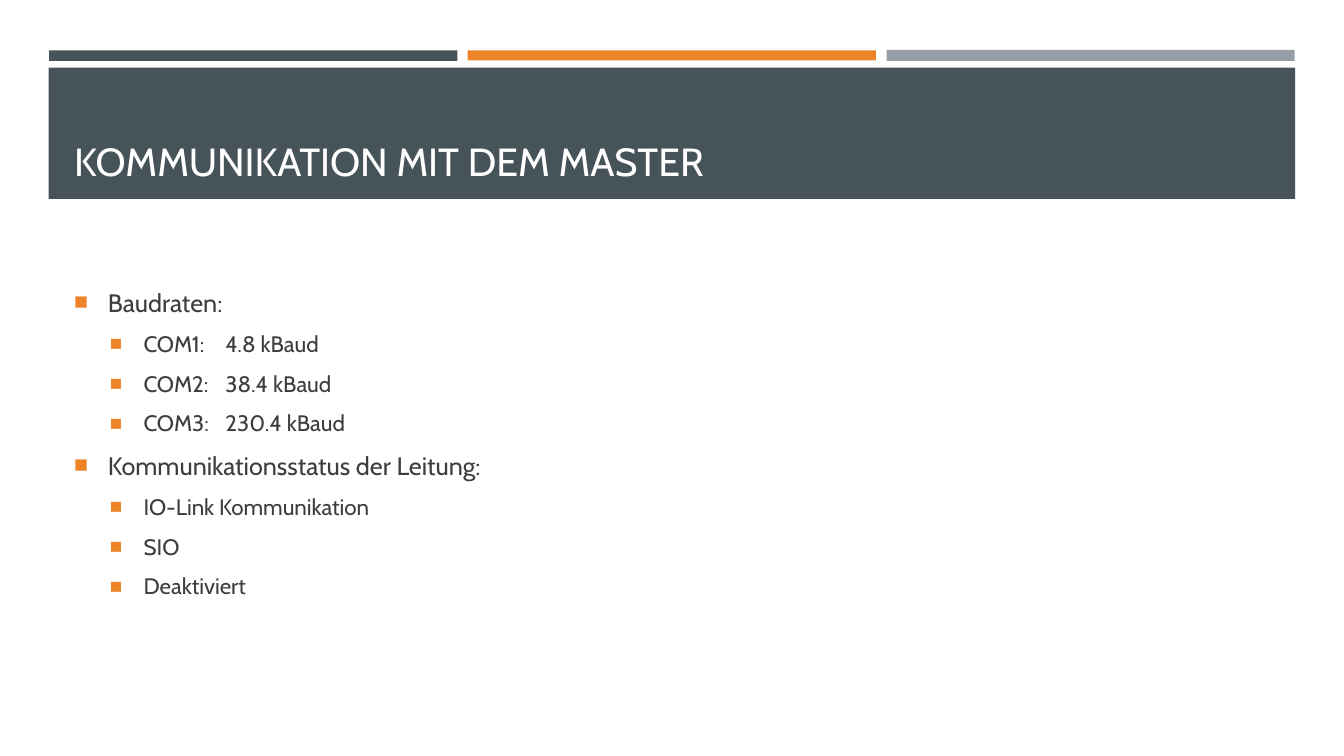
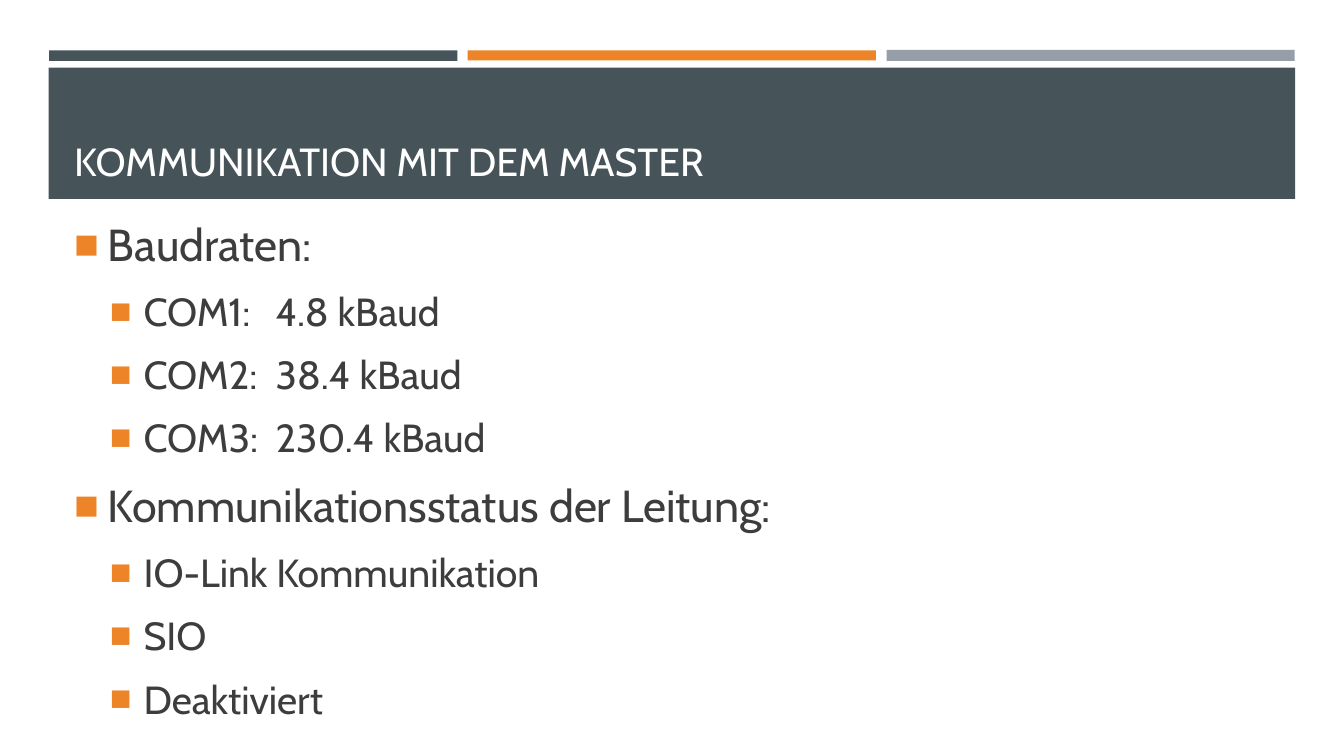
Before and after one commit to StefanieSchmidiger/BDA, a slide deck: slide 6 of Dokumentation/Zwischenpräsentation.pptx (slide 5 before the commit). Drawn at 1344x756 pixels with LibreOffice and Linux fonts; fonts in the diff are those of the drawing. Boxes give left, top, right and bottom in pixels: in the first picture for what was removed or moved away, otherwise in the second. Text is boxed around its words. In the diff, an @@ line names an element or a change of style, - is before the commit and + after.

```diff
--- a/Dokumentation/Zwischenpräsentation.pptx
+++ b/Dokumentation/Zwischenpräsentation.pptx
@@ text "Baudraten:" at (108,227,771,715): size 18 to 32 pt in "Baudraten:", "Kommunikationsstatus der Leitung:"; size 16 to 28 pt in "COM1: 4.8 kBaud", "COM2: 38.4 kBaud", "COM3: 230.4 kBaud", "IO-Link Kommunikation" and 2 more places; more space between paragraphs @@
```
Also in this commit, not shown: 8 other slides changed, 4 slides added, 2 slides removed, 12 other files.
